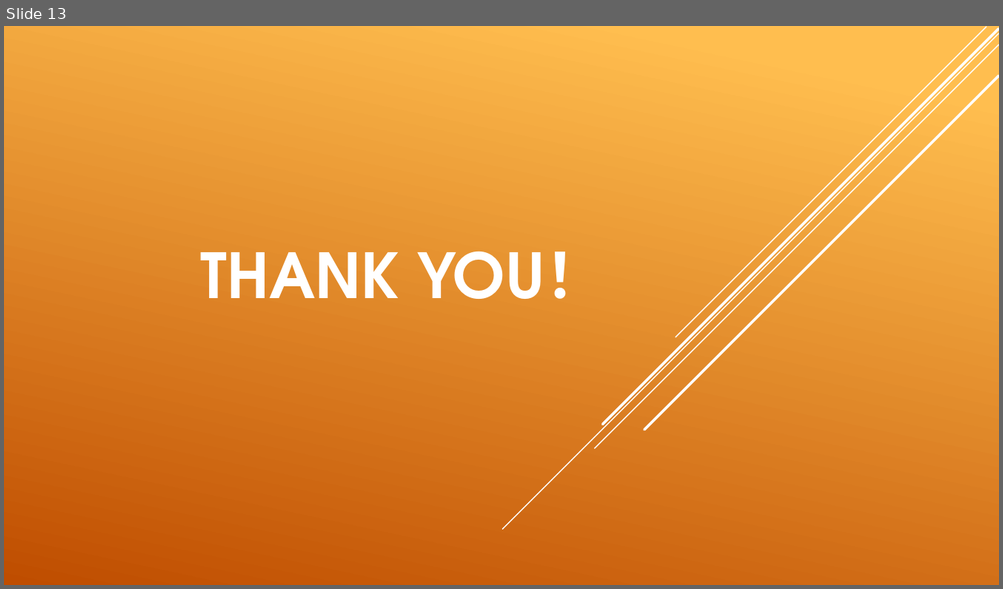
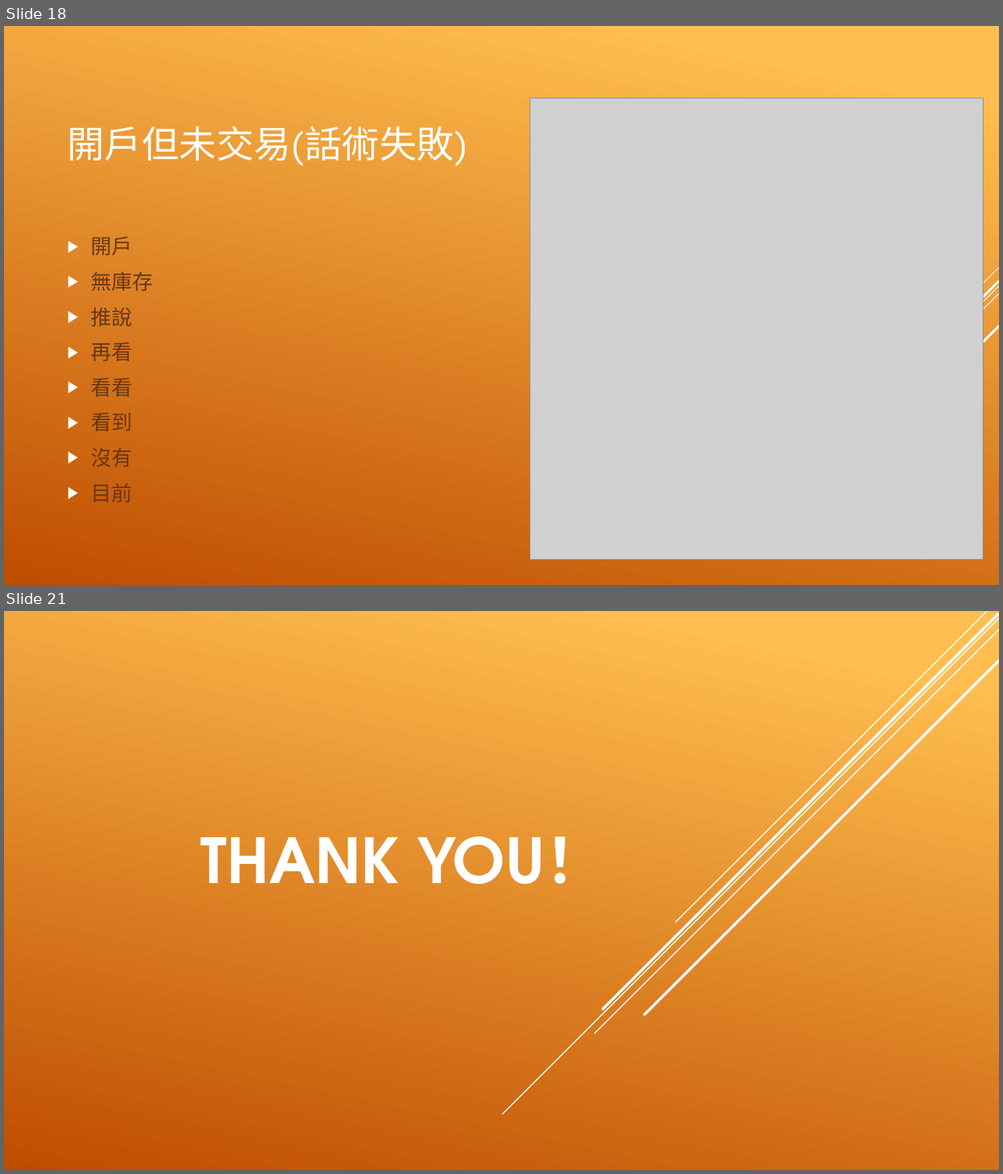
Before and after one commit to WTYU/Fintech-Course, a slide deck: Final/金融科技-文字探勘與機器學習.pptx. Shown one above the other, each under a label of ours: slide 13 before the commit, slides 18 and 21 after it; the slides between them are not shown. The pictures are 1003x589 and 1003x1174 pixels, drawn with LibreOffice and Linux fonts; fonts in the diff are those of the drawing; grey boxes stand for pictures. Boxes give left, top, right and bottom in pixels: in the first picture for what was removed or moved away, otherwise in the second. Text is boxed around its words. In the diff, an @@ line names an element or a change of style, - is before the commit and + after.

```diff
--- a/Final/金融科技-文字探勘與機器學習.pptx
+++ b/Final/金融科技-文字探勘與機器學習.pptx
@@ slide 18 added at (4,26,999,585), background gradient #FFBF50 to #C04D00 @@
@@ picture added at (530,98,983,560) @@
@@ title added at (68,126,468,166), 36 pt, text #FFFFFF @@
+開戶但未交易(話術失敗)
@@ text added at (91,236,153,503), 20 pt, text #68380F @@
+▶ 開戶
+▶ 無庫存
+▶ 推說
+▶ 再看
+▶ 看看
+▶ 看到
+▶ 沒有
+▶ 目前
@@ group added at (755,268,999,530): 5 lines @@
@@ what was slide 13 is now slide 21 @@
```
Also in this commit, not shown: 7 other slides added, 16 other files.
